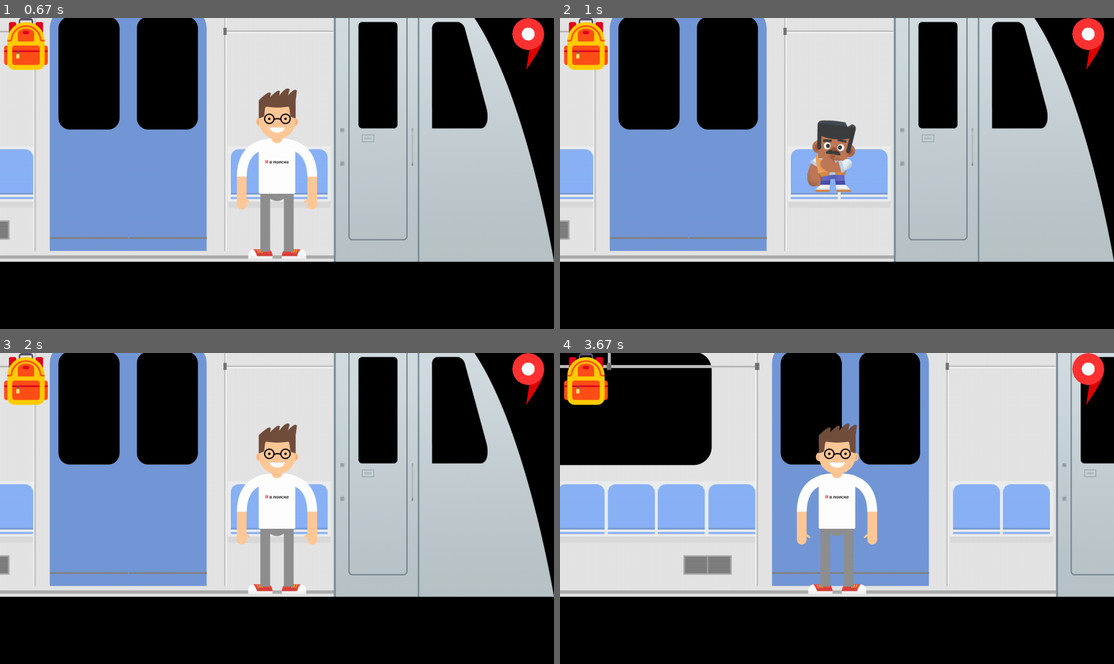
Above: before the commit, frames 1-4 (two rows, left to right).
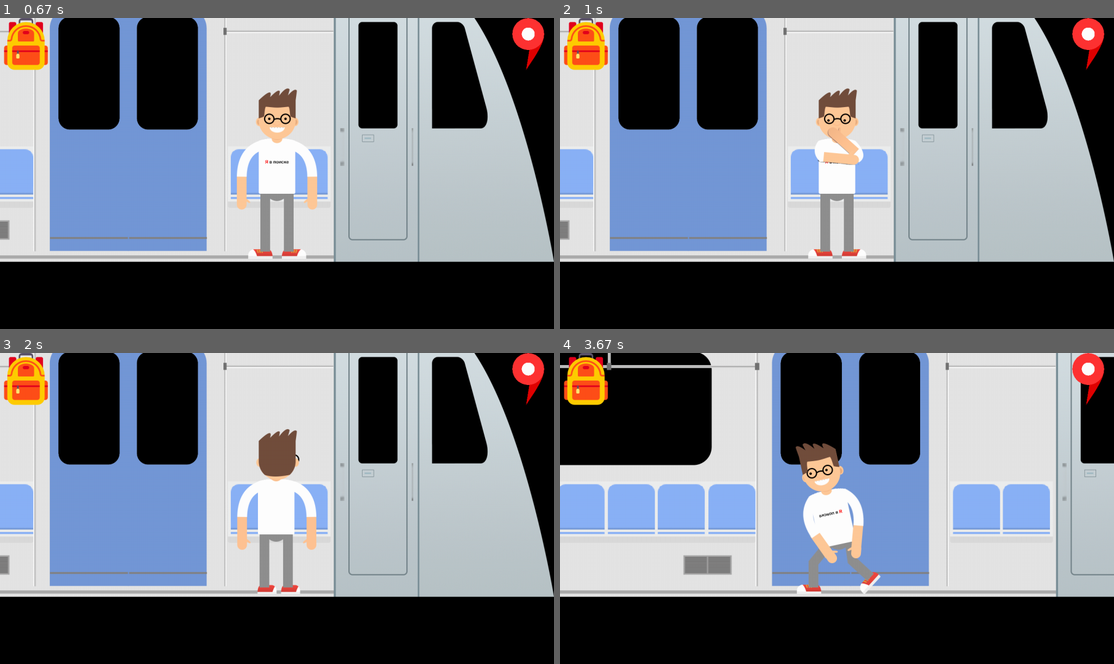
Above: after the commit, the same moments.

Repository: romka-best/PyGame_Project
Game: pygame game, started from main.py
Same seed, same stepped clock (60 frames per second), same inputs: the game is played once before the commit and once after it.
Inputs (mouse positions are in pixels of both pictures, inside the frame that each line leads up to):
- Up to frame 1 (0.67 s): click "Старт" at 0.38 s
- Up to frame 2 (1 s): hold A from 0.67 s (still down); hold Right from 0.67 s (still down); move the mouse to (814, 185) at 0.7 s
- Up to frame 3 (2 s): release A at 1.13 s; release Right at 1.13 s; hold Up from 1.67 s (still down)
- Up to frame 4 (3.67 s): release Up at 2.13 s; tap A at 2.17 s; hold Right 2.5-2.97 s; hold Left 3-3.53 s; hold Down from 3.57 s (still down)

Frame 1 is identical in both runs. In frame 2, 3.4% of the frame differs, in the area x 44-56%, y 22-78%; in frame 3, 1.9%; in frame 4, 4.5%, in the area x 42-58%, y 22-78%.

Commit message:
Update main.py: Menu. Change sounds. Add new fonts, sprites. Optimize code

Diff:
--- a/main.py
+++ b/main.py
@@ -47,8 +47,8 @@
     if sounds[sound].startswith("SL_new_"):
         STATIONS_SOUNDS.append(sounds[sound])
 
-# screen = pygame.display.set_mode((WIDTH, HEIGHT), pygame.FULLSCREEN)
-screen = pygame.display.set_mode((WIDTH, HEIGHT))
+screen = pygame.display.set_mode((WIDTH, HEIGHT), pygame.FULLSCREEN)
+# screen = pygame.display.set_mode((WIDTH, HEIGHT))
 pygame.display.set_caption("Красная ветка")
 pygame.display.set_icon(pygame.image.load("images/icon.png"))
 pygame.mouse.set_visible(0)
@@ -275,11 +275,9 @@
         self.rect.top = pos[1]
 
     def pressed(self, mouse):
-        if mouse[0] > self.rect.topleft[0]:
-            if mouse[1] > self.rect.topleft[1]:
-                if mouse[0] < self.rect.bottomright[0]:
-                    if mouse[1] < self.rect.bottomright[1]:
-                        return True
+        if self.rect.topleft[0] < mouse[0] < self.rect.bottomright[0] and self.rect.topleft[1] < mouse[1] < \
+                self.rect.bottomright[1]:
+            return True
         return False
 
 
@@ -336,25 +334,39 @@
         self.rect.top = 0
 
 
+class Dialog:
+    pass
+
+
 class Player(pygame.sprite.Sprite):
     image = pygame.image.load("images/character_malePerson_behindBack.png")
+    image_think = pygame.image.load("images/character_malePerson_think.png")
+    image_back = pygame.image.load("images/character_malePerson_back.png")
 
     def __init__(self):
         super().__init__(player_group, all_groups)
         self.image = Player.image
         self.frames_left = []
         self.frames_right = []
-        self.frames = [self.image, pygame.image.load("images/character_malePerson_think.png")]
+        self.frames_down_left = []
+        self.frames_down_right = []
+        self.frames = [self.image, Player.image_think, Player.image_back, ]
         for i in range(6):
             self.frames_right.append(pygame.image.load(f"images/character_malePerson_walk{i}.png"))
             self.frames_left.append(pygame.transform.flip(pygame.image.load
                                                           (f"images/character_malePerson_walk{i}.png"), 1, 0))
+
+        for i in range(4):
+            self.frames_down_right.append(pygame.image.load(f'images/character_malePerson_crouch{i}.png'))
+            self.frames_down_left.append(pygame.transform.flip(pygame.image.load
+                                                               (f'images/character_malePerson_crouch{i}.png'), 1, 0))
 
         self.rect = self.image.get_rect()
         self.rect.left = 576
         self.rect.top = 306
         self.cur_frame = 0
         self.mask = pygame.mask.from_surface(self.image)
+        self.last = None
 
     def update(self, *args):
         who = args[0]
@@ -363,7 +375,8 @@
             self.image = self.frames_left[self.cur_frame]
             player.rect.x -= STEP
             for i in wagon_group:
-                if i.type == 'cabin' or i.type == "cabin_rot" or i.type == "prohod6":
+                if i.type == 'cabin' or i.type == "cabin_rot" or (i.type.startswith("prohod") and
+                                                                  not flags[int(i.type[-1]) - 1]):
                     if pygame.sprite.collide_mask(self, i):
                         self.image = self.frames[1]
                         player.rect.x += STEP
@@ -373,14 +386,29 @@
             self.image = self.frames_right[self.cur_frame]
             player.rect.x += STEP
             for i in wagon_group:
-                if i.type == 'cabin' or i.type == "cabin_rot":
+                if i.type == 'cabin' or i.type == "cabin_rot" or (i.type.startswith("prohod") and
+                                                                  not flags[int(i.type[-1]) - 1]):
                     if pygame.sprite.collide_mask(self, i):
                         self.image = self.frames[1]
                         player.rect.x -= STEP
                         break
+        elif who == "U":
+            self.image = self.frames[2]
+            self.cur_frame = 2
+        elif who == "D":
+            if self.cur_frame != 3:
+                self.cur_frame = (self.cur_frame + 1) % len(self.frames_down_right)
+            if self.last == "R":
+                self.image = self.frames_down_right[self.cur_frame]
+            elif self.last == "L":
+                self.image = self.frames_down_left[self.cur_frame]
+            return
+
         else:
             self.image = self.frames[0]
             self.cur_frame = 0
+            return
+        self.last = who
 
 
 class Camera:
@@ -449,7 +477,7 @@
 
     def write_text(self, surface, text, text_color, length, height, x, y):
         font_size = int(length // len(text))
-        myFont = pygame.font.Font("Roboto-Black.ttf", font_size)
+        myFont = pygame.font.Font("font/Roboto-Black.ttf", font_size)
         myText = myFont.render(text, 1, text_color)
         surface.blit(myText, ((x + length / 2) - myText.get_width() / 2, (y + height / 2) - myText.get_height() / 2))
         return surface
@@ -499,6 +527,15 @@
     # choice_screen_name() Не до конца
     pygame.mixer_music.load("sounds/Cyberpunk Moonlight Sonata v2.mp3")
     flags = [False, False, False, False, False, False]
+    menu = False
+    menu_text = ["Меню", "Время: ", "Вкл/Выкл звук", "Назад", "Выход из игры"]
+    fon_menu = Button()
+    menu_button = Button()
+    exit_button = Button()
+    back_button = Button()
+    time_button = Button()
+    sound_button = Button()
+
     camera = Camera()
     player = Player()
     last_wagon = Wagon("wagon7", -3773, 34)
@@ -519,12 +556,26 @@
                 running = False
                 terminate()
             elif event.type == pygame.KEYDOWN:
-                if event.key == pygame.K_LEFT or event.unicode == "a":
-                    player.update("L")
-                if event.key == pygame.K_RIGHT or event.unicode == "d":
-                    player.update("R")
+                if event.unicode == "\x1b":
+                    menu = not menu
+                    continue
+                if not menu:
+                    if event.key == pygame.K_LEFT or event.unicode.lower() == "a":
+                        player.update("L")
+                    if event.key == pygame.K_RIGHT or event.unicode.lower() == "d":
+                        player.update("R")
+                    if event.key == pygame.K_UP or event.unicode.lower() == "w":
+                        player.update("U")
+                    if event.key == pygame.K_DOWN or event.unicode.lower() == "s":
+                        player.update("D")
             elif event.type == pygame.KEYUP:
                 player.update("S")
+            elif event.type == pygame.MOUSEBUTTONDOWN:
+                if back_button.pressed(pygame.mouse.get_pos()):
+                    menu = False
+                elif exit_button.pressed(pygame.mouse.get_pos()):
+                    running = False
+                    terminate()
             elif event.type == pygame.USEREVENT:
                 current_station = pygame.mixer.Sound("sounds/" + STATIONS_SOUNDS[num])
                 current_station.play()
@@ -539,13 +590,20 @@
 
         for sprite in all_groups:
             camera.apply(sprite)
-        # if pygame.mouse.get_focused():
-        #   draw_cursor(*pygame.mouse.get_pos())
         # all_groups.draw(screen)
         wagon_group.draw(screen)
         icon_group.draw(screen)
         player_group.draw(screen)
 
+        if pygame.mouse.get_focused() and menu:
+            draw_buttons(fon_menu, 255, 1, 0, 433, 34, 500, 700, 0, " ", 255, 1, 0)
+            draw_buttons(menu_button, 255, 204, 0, 558, 59, 250, 60, 0, menu_text[0], 255, 1, 0)
+            draw_buttons(time_button, 255, 255, 255, 518, 150, 330, 100, 0, menu_text[1], 0, 0, 0)
+            draw_buttons(sound_button, 255, 255, 255, 520, 341, 330, 60, 0, menu_text[2], 0, 0, 0)
+            draw_buttons(back_button, 255, 255, 255, 519, 461, 330, 60, 0, menu_text[3], 0, 0, 0)
+            draw_buttons(exit_button, 255, 255, 255, 518, 649, 330, 60, 0, menu_text[4], 0, 0, 0)
+            draw_cursor(*pygame.mouse.get_pos())
+
         pygame.display.flip()
         clock.tick(FPS)
 
Renamed: Roboto-Black.ttf -> font/Roboto-Black.ttf
Binary file added: font/Roboto-Light.ttf
Binary file added: font/Roboto-Medium.ttf
Binary file added: font/Roboto-Regular.ttf
Binary file added: font/Roboto-Thin.ttf
Binary file changed: images/character_malePerson_back.png
Binary file added: images/character_malePerson_crouch0.png
Binary file added: images/character_malePerson_crouch1.png
Binary file added: images/character_malePerson_crouch2.png
Binary file added: images/character_malePerson_crouch3.png
Binary file changed: images/character_malePerson_interact.png
Binary file changed: images/character_malePerson_think.png
(and 72 more such lines)
